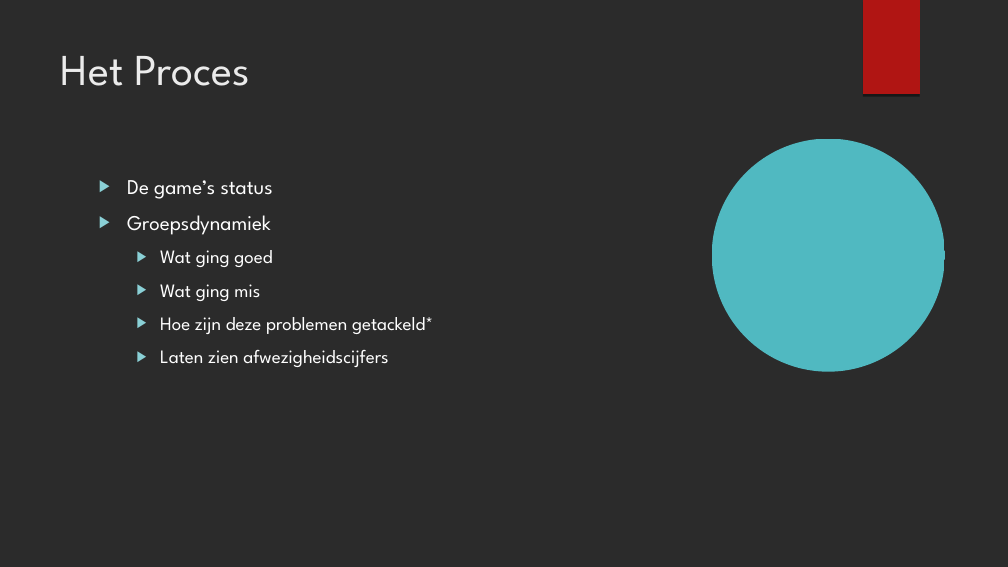
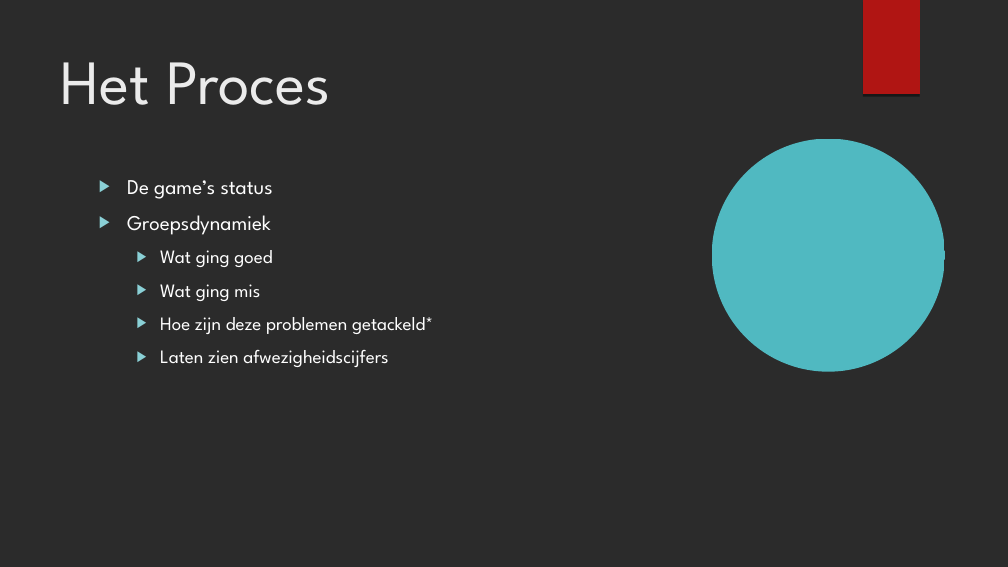
Before and after one commit to kvk4life/Nina-s-Game, a slide deck: slide 4 of Presentatie 2 documenten/Presentatie_spirnt_2.odp. Drawn at 1008x567 pixels with LibreOffice and Linux fonts; fonts in the diff are those of the drawing; background and template pictures are left out; a plain dark background stands for a picture behind light text. Boxes give left, top, right and bottom in pixels: in the first picture for what was removed or moved away, otherwise in the second. Text is boxed around its words. In the diff, an @@ line names an element or a change of style, - is before the commit and + after.

```diff
--- a/Presentatie 2 documenten/Presentatie_spirnt_2.odp
+++ b/Presentatie 2 documenten/Presentatie_spirnt_2.odp
@@ title "Het Proces" at (x1=61, y1=62, x2=331, y2=105): size 42 to 60 pt @@
```
Also in this commit, not shown: 1 other file.
